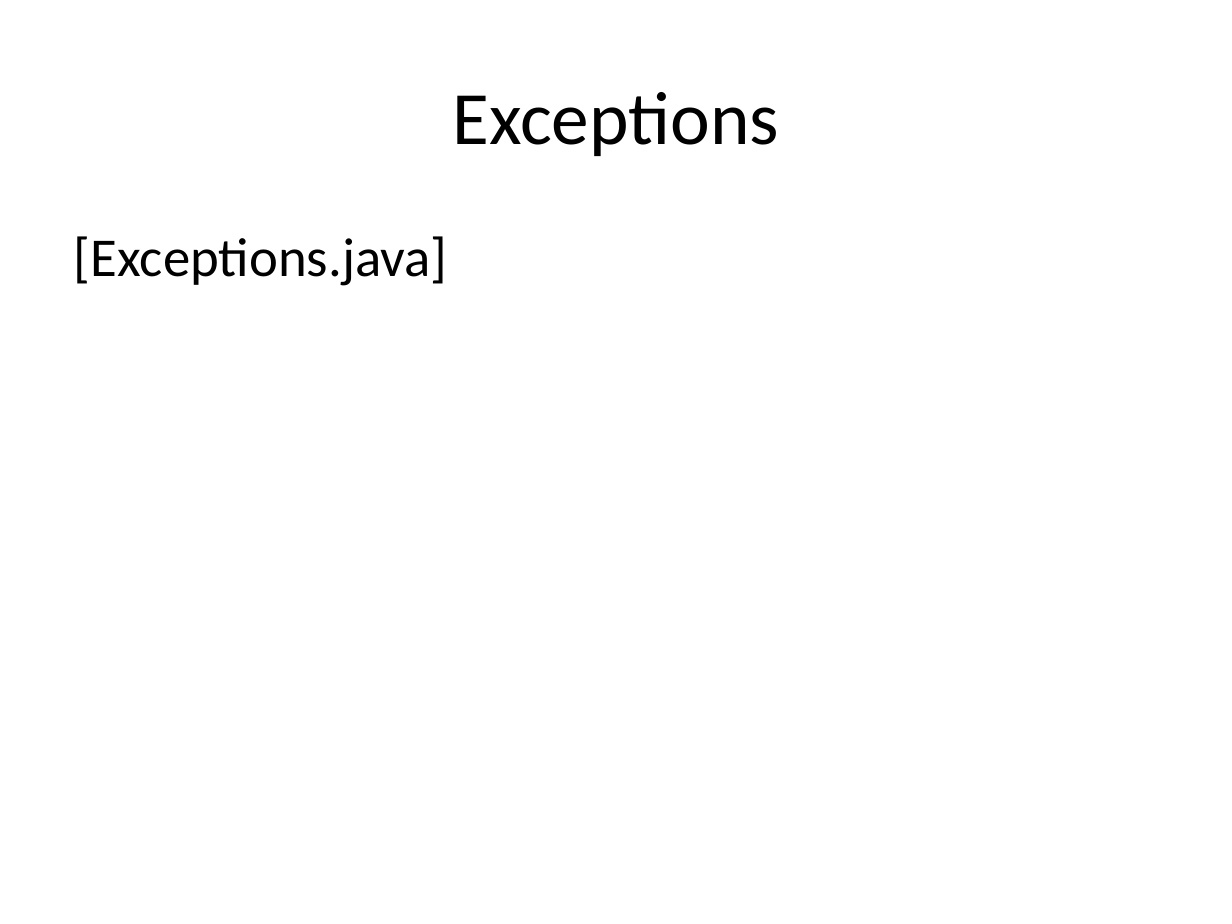
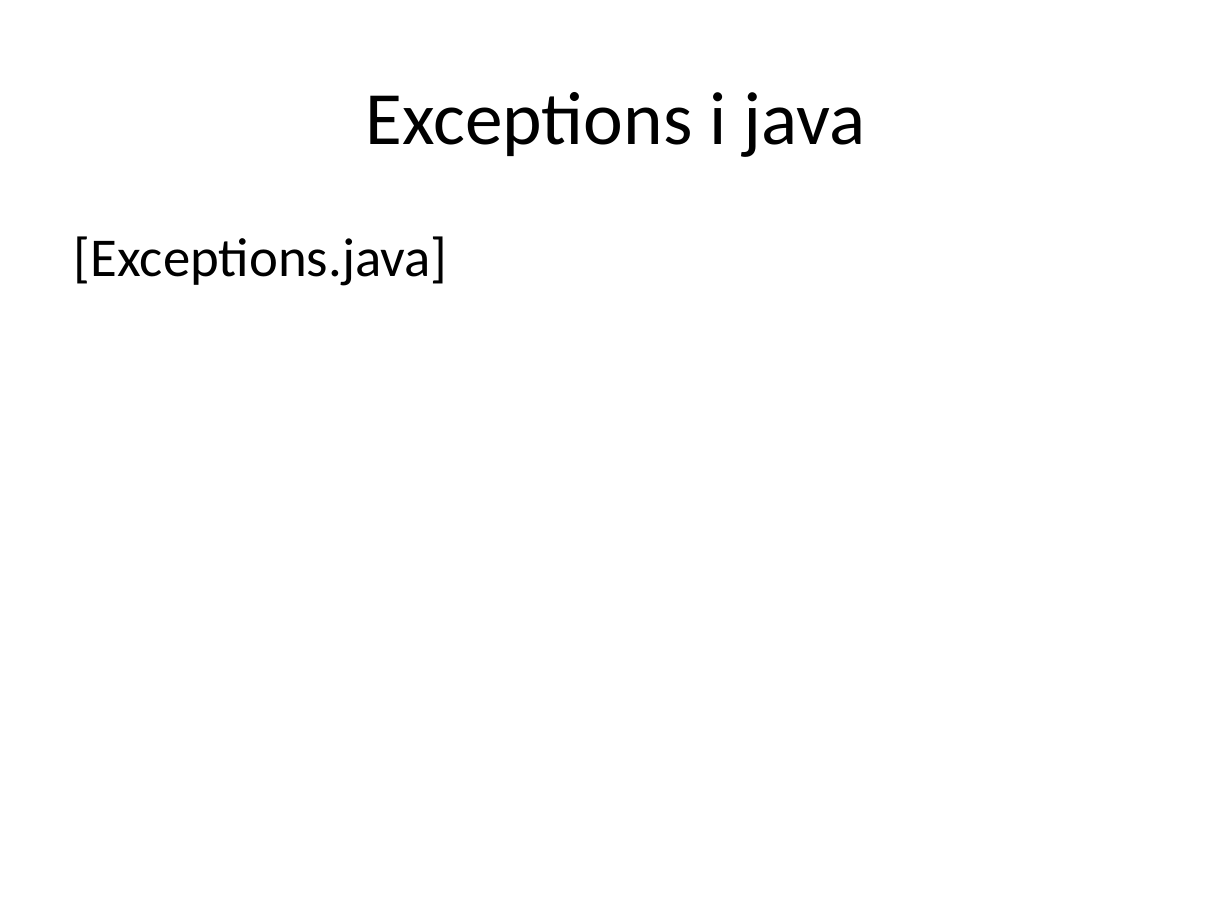
Before and after one commit to me97esn/groovyseminarium, a slide deck: slide 21 of groovyseminarie/dokument/groovyseminarium_source.pptx. Drawn at 1232x924 pixels with LibreOffice and Linux fonts; fonts in the diff are those of the drawing. Boxes give left, top, right and bottom in pixels: in the first picture for what was removed or moved away, otherwise in the second. Text is boxed around its words. In the diff, an @@ line names an element or a change of style, - is before the commit and + after.

```diff
--- a/groovyseminarie/dokument/groovyseminarium_source.pptx
+++ b/groovyseminarie/dokument/groovyseminarium_source.pptx
@@ title at (366, 92, 866, 157): text changed @@
-Exceptions
+Exceptions i java
```
Also in this commit, not shown: 5 other slides changed, 9 slides added, 6 other files.
